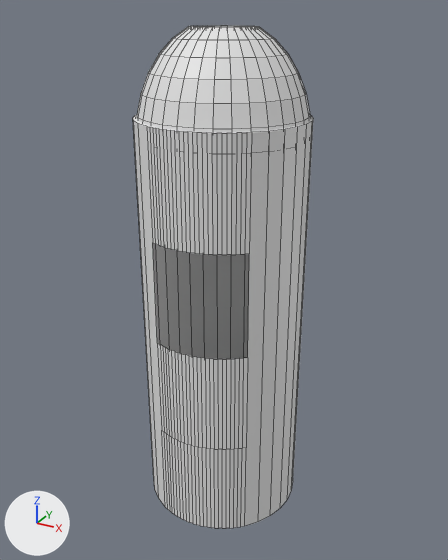
One commit to the Blender file 01-Models/garbage-can.blend: the scene before it, then after it.
Both versions are drawn from a 50 mm camera at (0.507, -0.934, 0.563) aimed at (-0.009, 0.004, 0.094). Arrows for +X, +Y and +Z are at lower left; the lights stay in place. Mesh edges are drawn as thin lines.

Objects in the first picture: 'Eimer'.
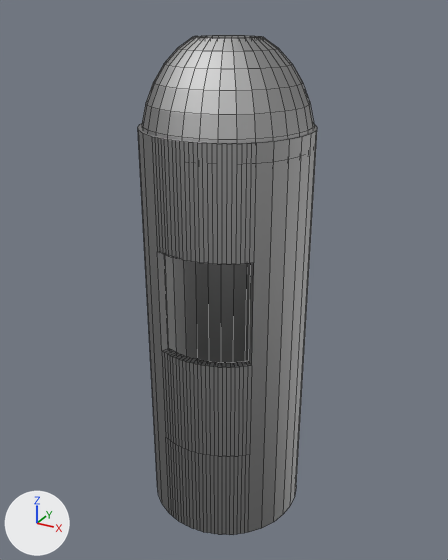
Changed parts and their boxes [x1, y1, x2, y2] in the pictures (448 x 560 px):
'Eimer', recoloured, moved, modifiers changed
    before: [133, 25, 313, 528]
    after: [138, 35, 317, 535]

What changed in the scene script:
```text
Add mat_material_002:
    mat_material_002 = bpy.data.materials.new('Material.002')
    mat_material_002.use_nodes = True; mat_material_002.node_tree.nodes.clear()
    _N = mat_material_002.node_tree.nodes; _L = mat_material_002.node_tree.links
    n0 = _N.new('ShaderNodeOutputMaterial'); n0.name = 'Material Output'
    n1 = _N.new('ShaderNodeBsdfAnisotropic'); n1.name = 'Glossy BSDF'
    n1.distribution = 'BECKMANN'
    n1.inputs[0].default_value = (0.467, 0.467, 0.467, 1.0)  # 'Color', grey #b6b6b6
    n1.inputs[1].default_value = 0.632  # 'Roughness'
    _L.new(n1.outputs[0], n0.inputs[0])  # 'BSDF' to 'Surface'
Change me_cylinder_004:
    where me_cylinder_004.from_pydata(...)  # 689 vertices, 644 faces; spans x -1.0..1.0, y -1.0..1.0, z -1.0..1.37
    add me_cylinder_004.materials.append(mat_material_002)
Change ob_eimer:
    ob_eimer.location: (-0.007, -0.003, 0.015) -> (0.0, 0.0, 0.0)
    add _m = ob_eimer.modifiers.new('Solidify', 'SOLIDIFY')
    add _m.thickness = 0.1
    add _m.nonmanifold_thickness_mode = 'FIXED'
    add _m.nonmanifold_merge_threshold = 0.0003
```
